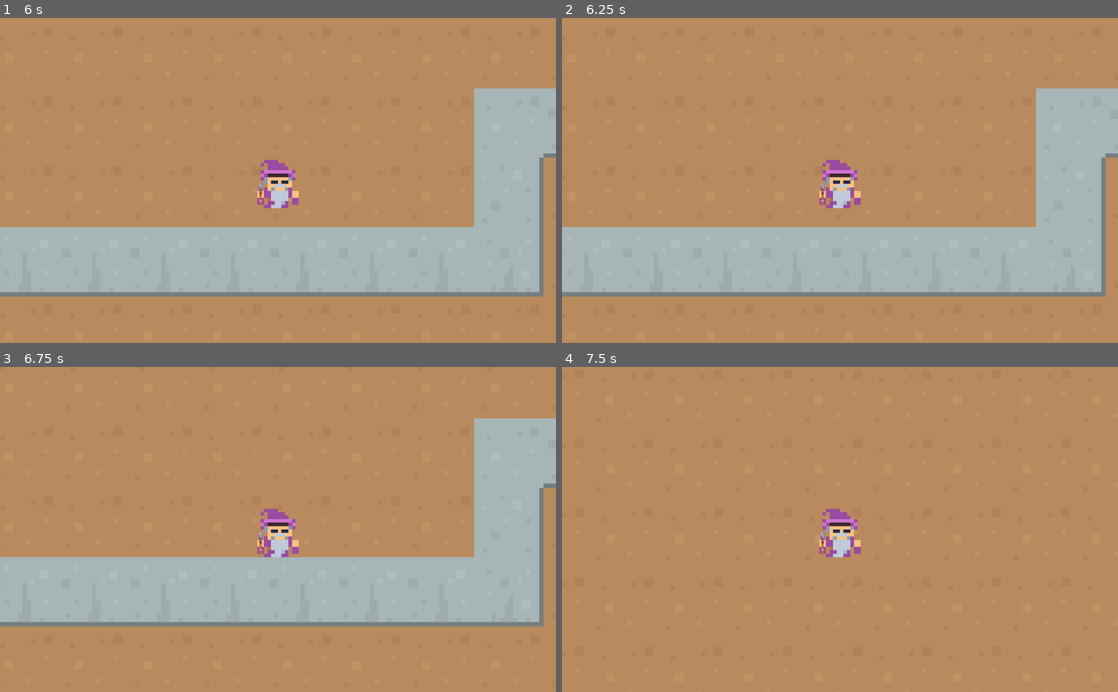
Above: before the commit, frames 1-4 (two rows, left to right).
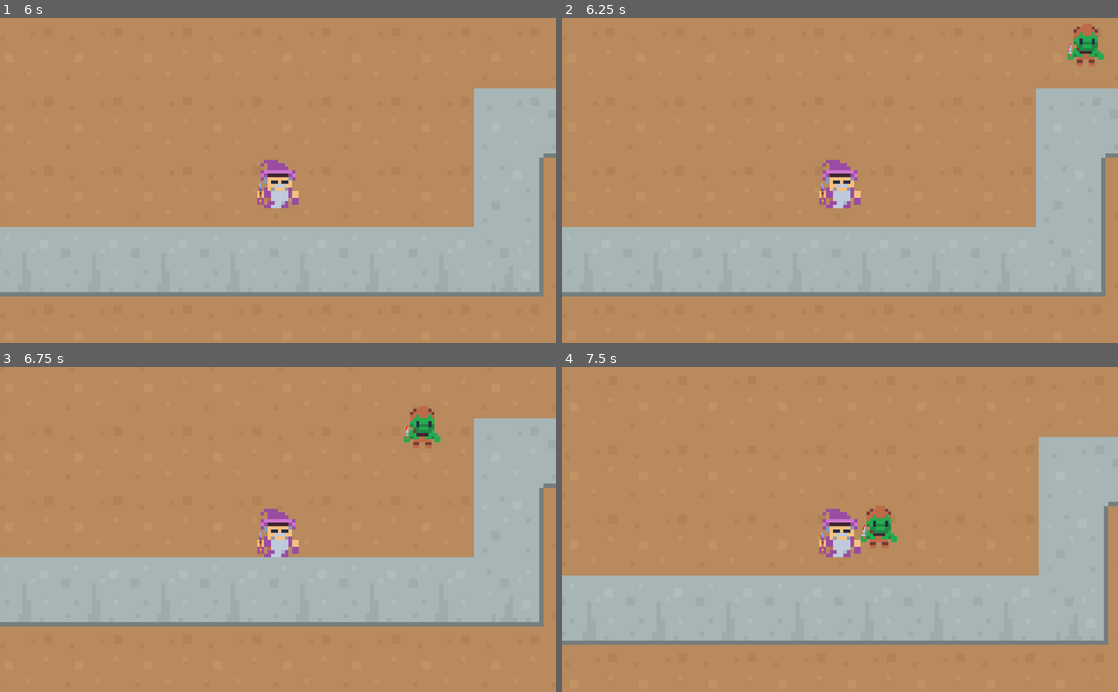
Above: after the commit, the same moments.

Repository: Sergeikami/David-Asensio
Game: Godot game, scene res://Node2D.tscn
Two runs of this game, one before a commit and one after it. Both use one fixed random seed, a clock stepped at 60 frames per second and the inputs below.
Inputs:
- Up to frame 1 (6 s): tap Enter at 0.5, 2.75, 4.25 s; hold S (ves_abaix) 0.53-1.28 s; tap W (ves_amunt) at 1.35, 4.35 s; tap Space at 2, 3.5, 5 s; hold D (ves_dreta) 2.03-2.78 s; tap A (ves_esquerra) at 2.85, 5.85 s; hold S (ves_abaix) 3.53-4.28 s; hold D (ves_dreta) 5.03-5.78 s
- Up to frame 2 (6.25 s): no input
- Up to frame 3 (6.75 s): hold S (ves_abaix) from 6.53 s (still down)
- Up to frame 4 (7.5 s): release S (ves_abaix) at 7.28 s; tap W (ves_amunt) at 7.35 s

Frame 1 is identical in both runs. In frame 2, 0.5% of the frame differs, in the area x 90-98%, y 1-15%; in frame 3, 0.5%; in frame 4, 27%, in the area x 0-100%, y 21-86%.
Error before the commit: Parse Error: The method "move_and_slide" isn't declared in the current class. (res://Enemic.gd:18)

Commit message:
moviment del enemic

Diff:
--- a/Enemic.gd
+++ b/Enemic.gd
@@ -1,4 +1,4 @@
-extends Area2D
+extends KinematicBody2D
 
 
 var el_segueixo = false
@@ -9,13 +9,16 @@
 
 func _physics_process(delta):
 	if el_segueixo == true:
-		velocitat = global_position.direction_to(Global.Jugador.global_position)
+		if global_position.distance_squared_to(Global.Jugador.global_position) > 95:
+			velocitat = global_position.direction_to(Global.Jugador.global_position)
+		else:
+			velocitat = Vector2.ZERO
 	else:
 		velocitat = Vector2.ZERO
 
 	velocitat = velocitat.normalized() * speed
 
-	velocitat = move_and_slide(velocitat)
+	move_and_slide(velocitat)
 
 
 func _on_Area2D_body_entered(body):
--- a/Enemic.tscn
+++ b/Enemic.tscn
@@ -4,36 +4,36 @@
 [ext_resource path="res://Enemic.gd" type="Script" id=2]
 [ext_resource path="res://tile_0103.png" type="Texture" id=3]
 
-[sub_resource type="CircleShape2D" id=1]
-radius = 129.097
-
 [sub_resource type="CapsuleShape2D" id=2]
 radius = 6.57
 height = 2.42
 
-[node name="Area2D" type="Area2D"]
+[sub_resource type="CircleShape2D" id=1]
+radius = 129.097
+
+[node name="KinematicBody2D" type="KinematicBody2D"]
 scale = Vector2( 0.7, 0.7 )
+collision_layer = 3
+collision_mask = 3
+script = ExtResource( 2 )
+
+[node name="CollisionShape2D" type="CollisionShape2D" parent="."]
+position = Vector2( 0, 1.001 )
+shape = SubResource( 2 )
+
+[node name="Area2D" type="Area2D" parent="."]
 collision_layer = 2
 collision_mask = 2
-script = ExtResource( 2 )
 
-[node name="Sprite" type="Sprite" parent="."]
+[node name="Sprite" type="Sprite" parent="Area2D"]
 texture = ExtResource( 1 )
 
-[node name="CollisionShape2D" type="CollisionShape2D" parent="."]
+[node name="CollisionShape2D" type="CollisionShape2D" parent="Area2D"]
 shape = SubResource( 1 )
 
-[node name="Tile0103" type="Sprite" parent="."]
+[node name="Tile0103" type="Sprite" parent="Area2D"]
 position = Vector2( -4.984, 2.481 )
 scale = Vector2( 0.3, 0.5 )
 texture = ExtResource( 3 )
 
-[node name="KinematicBody2D" type="KinematicBody2D" parent="."]
-collision_layer = 3
-collision_mask = 3
-
-[node name="CollisionShape2D" type="CollisionShape2D" parent="KinematicBody2D"]
-position = Vector2( 0, 1.001 )
-shape = SubResource( 2 )
-
-[connection signal="body_entered" from="." to="." method="_on_Area2D_body_entered"]
+[connection signal="body_entered" from="Area2D" to="." method="_on_Area2D_body_entered"]
--- a/Node2D.tscn
+++ b/Node2D.tscn
@@ -8,8 +8,8 @@
 
 [node name="TileMap" parent="." instance=ExtResource( 2 )]
 position = Vector2( 6, -25 )
-collision_layer = 3
-collision_mask = 3
+collision_layer = 0
+collision_mask = 2
 tile_data = PoolIntArray( -1900534, 27, 0, -1900533, 26, 0, -1900532, 26, 0, -1900531, 26, 0, -1900530, 26, 0, -1900529 …(25171 unchanged characters)…
 
 [node name="Main-body" parent="." instance=ExtResource( 1 )]
